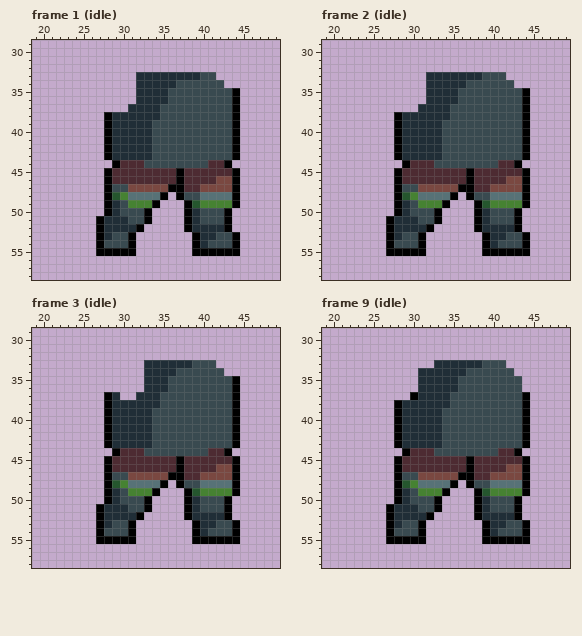
Pixel-art file: Assets/Art/clover-legs.aseprite. The picture above was drawn from the file before the commit.
64x64 pixels, 46 frames. Shown: frame 1 (idle): x 19..49, y 29..58; frame 2 (idle): x 19..49, y 29..58; frame 3 (idle): x 19..49, y 29..58; frame 9 (idle): x 19..49, y 29..58. The commit also changed other frames, which this record leaves out.
The result:
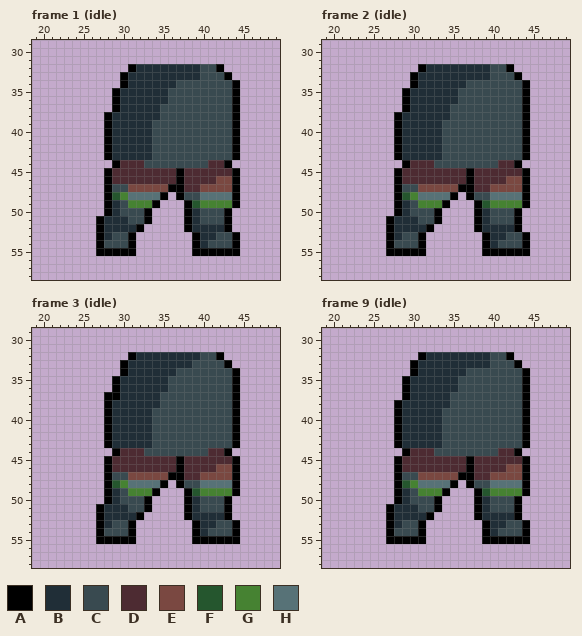
Palette (. is transparent): A #000000  B #202e37  C #394a50  D #4d2b32  E #7a4841  F #25562e  G #468232  H #577277
Changes in this commit:
--- frame 1 (idle)
@@ x 27..46 @@
 31 ....................
-32 ....................
-33 .....BBBBBBBBCC.....
-34 .....BBBBBCCCCCC....
-35 .....BBBBCCCCCCCCA..
-36 .....BBBBCCCCCCCCA..
-37 ....BBBBCCCCCCCCCA..
+32 ....ABBBBBBBBCCA....
+33 ...ABBBBBBBBBCCCA...
+34 ...ABBBBBBCCCCCCCA..
+35 ..ABBBBBBCCCCCCCCA..
+36 ..ABBBBBBCCCCCCCCA..
+37 ..ABBBBBCCCCCCCCCA..
 38 .ABBBBBBCCCCCCCCCA..
--- frame 2 (idle)
@@ x 27..46 @@
 31 ....................
-32 ....................
-33 .....BBBBBBBCCC.....
-34 .....BBBBBCCCCCC....
-35 .....BBBBCCCCCCCCA..
-36 .....BBBBCCCCCCCCA..
-37 ....BBBBCCCCCCCCCA..
+32 ....ABBBBBBBBCCA....
+33 ...ABBBBBBBBBCCCA...
+34 ...ABBBBBBCCCCCCCA..
+35 ..ABBBBBBCCCCCCCCA..
+36 ..ABBBBBBCCCCCCCCA..
+37 ..ABBBBBCCCCCCCCCA..
 38 .ABBBBBBCCCCCCCCCA..
--- frame 3 (idle)
@@ x 27..46 @@
 31 ....................
-32 ....................
-33 ......BBBBBBCCC.....
-34 ......BBBBCCCCCC....
-35 ......BBBCCCCCCCCA..
-36 ......BBBCCCCCCCCA..
-37 .AB..BBBCCCCCCCCCA..
+32 ....ABBBBBBBBCCA....
+33 ...ABBBBBBBBCCCCA...
+34 ...ABBBBBBCCCCCCCA..
+35 ..ABBBBBBCCCCCCCCA..
+36 ..ABBBBBBCCCCCCCCA..
+37 .AABBBBBCCCCCCCCCA..
 38 .ABBBBBBCCCCCCCCCA..
--- frame 9 (idle)
@@ x 27..46 @@
 31 ....................
-32 ....................
-33 ......BBBBBBCCC.....
-34 ....BBBBBBCCCCCC....
-35 ....BBBBBCCCCCCCC...
-36 ....BBBBBCCCCCCCC...
-37 ...ABBBBCCCCCCCCCA..
+32 ....ABBBBBBBBCCA....
+33 ...ABBBBBBBBBCCCA...
+34 ...ABBBBBBCCCCCCCA..
+35 ..ABBBBBBCCCCCCCCA..
+36 ..ABBBBBBCCCCCCCCA..
+37 ..ABBBBBCCCCCCCCCA..
 38 .ABBBBBBCCCCCCCCCA..
Where, in picture pixels (left, top, right, bottom), the same in both pictures:
added: (112, 64, 240, 112)
changed: (402, 64, 530, 112)
changed: (112, 352, 240, 400)
changed: (402, 352, 530, 400)
